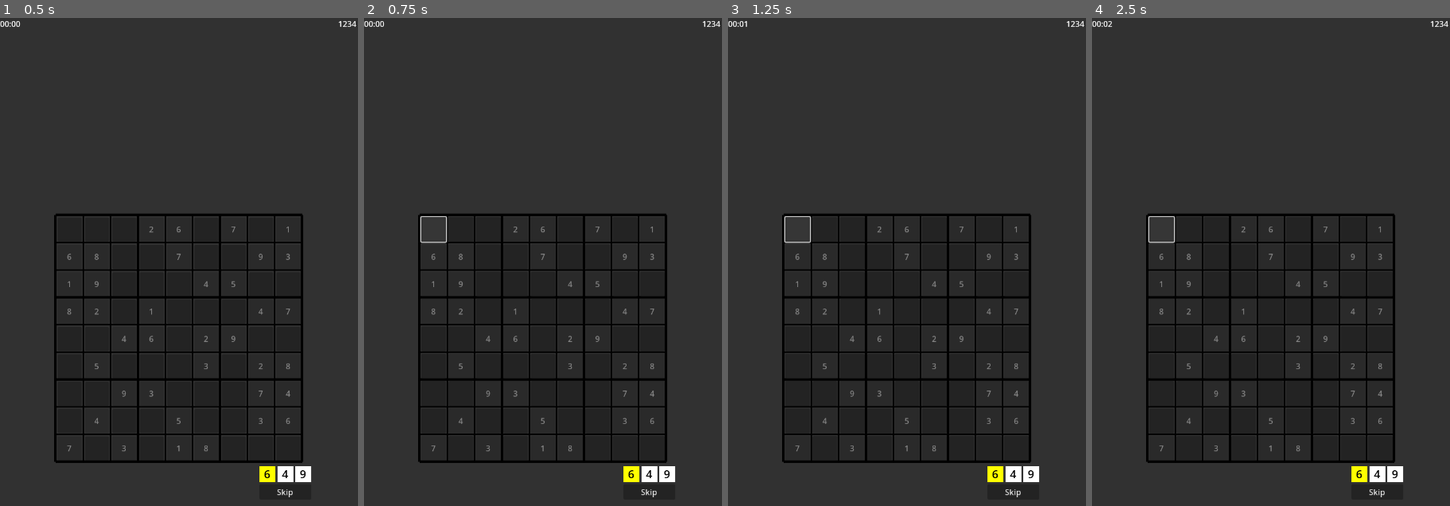
Above: before the commit, frames 1-4 (left to right).
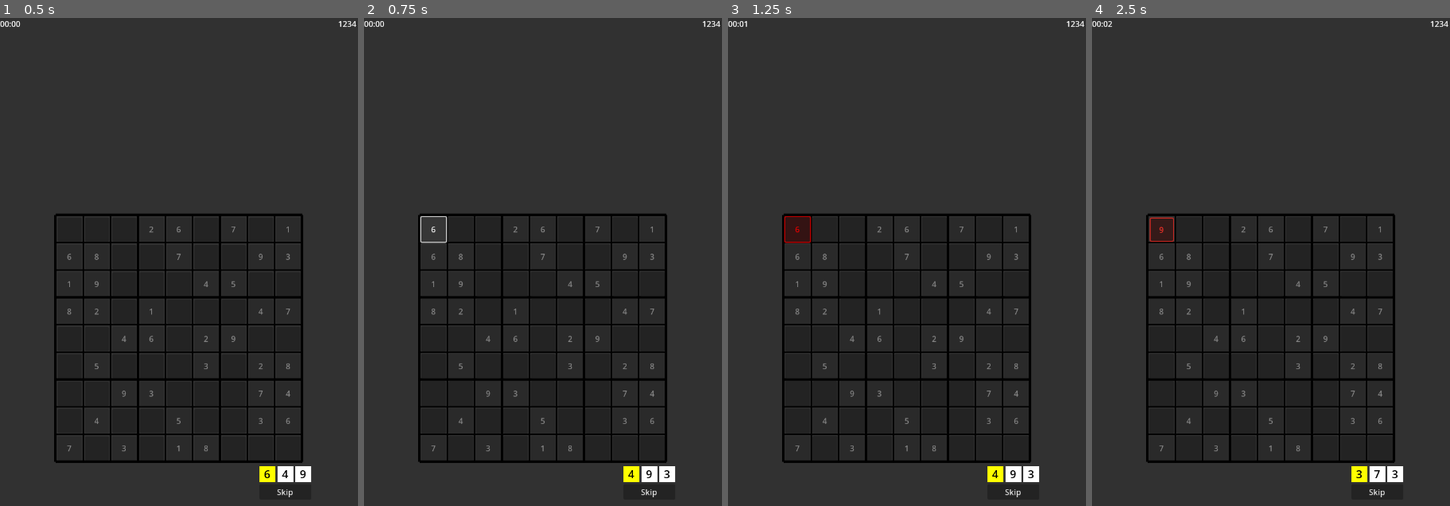
Above: after the commit, the same moments.

Repository: DeeJeezz/randoku
Game: Godot game, scene res://scenes/main_game.tscn
Two runs of this game, one before a commit and one after it. Both use one fixed random seed, a clock stepped at 60 frames per second and the inputs below.
Inputs (mouse positions are in pixels of both pictures, inside the frame that each line leads up to):
- Up to frame 1 (0.5 s): no input
- Up to frame 2 (0.75 s): click (432, 227) at 0.52 s
- Up to frame 3 (1.25 s): no input
- Up to frame 4 (2.5 s): click (1160, 227) at 1.25 s, where only the run after the commit has a clickable "6"; click (1160, 227) at 2 s, where only the run after the commit has a clickable "4"

Frame 1 is identical in both runs. In frame 2, less than 0.1% of the frame differs, in the area x 18-86%, y 42-95%; in frame 3, 0.5%, in the area x 15-86%, y 40-95%; in frame 4, 0.5%.

Commit message:
playable wo points

Diff:
--- a/project.godot
+++ b/project.godot
@@ -15,6 +15,10 @@
 config/features=PackedStringArray("4.5", "Mobile")
 config/icon="res://icon.svg"
 
+[autoload]
+
+Signals="*res://scripts/signals.gd"
+
 [display]
 
 window/size/viewport_width=720
@@ -24,6 +28,13 @@
 
 enabled=PackedStringArray("res://addons/CountUpTimer/plugin.cfg", "res://addons/gdscript_formatter/plugin.cfg")
 
+[file_customization]
+
+folder_colors={
+"res://scenes/": "green",
+"res://scripts/": "orange"
+}
+
 [rendering]
 
 renderer/rendering_method="mobile"
--- a/scripts/board.gd
+++ b/scripts/board.gd
@@ -51,7 +51,7 @@
 
 #region Signals processing
 func _on_field_button_pressed(cell: FieldCell) -> void:
-	pass
+	Signals.field_cell_pressed.emit(cell)
 	#if clear_mode:
 	#_set_cell_value(cell.field_position.x, cell.field_position.y, 0)
 	#_set_player_buttons_state(true)
@@ -66,7 +66,6 @@
 #_set_cell_value(cell.field_position.x, cell.field_position.y, _current_rng_number)
 #_current_rng_number = 0
 #_set_player_buttons_state(true)
-#recalculate_field(cell.field_position.x, cell.field_position.y)
 
 
 func _connect_button_to_signal_processor(cell: FieldCell) -> void:
@@ -183,21 +182,21 @@
 		await get_tree().create_timer(field_cell_animation_delay).timeout
 
 
-func recalculate_field(row_idx: int, col_idx: int) -> void:
-	var row_valid: bool = _validate_row(row_idx)
+func recalculate_field(cell: FieldCell) -> void:
+	var row_valid: bool = _validate_row(cell.field_position.x)
 	print("Row valid: ", row_valid)
 	if row_valid:
-		var cells: Array[FieldCell] = _get_row(row_idx)
+		var cells: Array[FieldCell] = _get_row(cell.field_position.x)
 		_play_valid_animation(cells)
-	var col_valid: bool = _validate_col(col_idx)
+	var col_valid: bool = _validate_col(cell.field_position.y)
 	print("Col valid: ", col_valid)
 	if col_valid:
-		var cells: Array[FieldCell] = _get_col(col_idx)
+		var cells: Array[FieldCell] = _get_col(cell.field_position.y)
 		_play_valid_animation(cells)
-	var block_valid: bool = _validate_block(row_idx, col_idx)
+	var block_valid: bool = _validate_block(cell.field_position.x, cell.field_position.y)
 	print("Block valid: ", block_valid)
 	if block_valid:
-		var cells: Array[FieldCell] = _get_block(row_idx, col_idx)
+		var cells: Array[FieldCell] = _get_block(cell.field_position.x, cell.field_position.y)
 		_play_valid_animation(cells)
 
 
--- a/scripts/main_game.gd
+++ b/scripts/main_game.gd
@@ -12,7 +12,14 @@
 func _ready() -> void:
 	seed(game_seed)
 	number_queue.skip_button.connect('pressed', _on_skip_button_pressed)
+	Signals.field_cell_pressed.connect(_on_field_cell_pressed)
 
 
 func _on_skip_button_pressed() -> void:
 	number_queue.skip()
+
+
+func _on_field_cell_pressed(cell: FieldCell) -> void:
+	var rng_value: int = number_queue.pop_current_value()
+	cell.set_value(rng_value)
+	board.recalculate_field(cell)
--- a/scripts/number_queue.gd
+++ b/scripts/number_queue.gd
@@ -57,4 +57,6 @@
 
 
 func pop_current_value() -> int:
-	return queue.pop_front()
+	var result = _pop_queue_front_value()
+	_update_ui()
+	return result
--- /dev/null
+++ b/scripts/signals.gd
@@ -0,0 +1,4 @@
+extends Node
+
+
+signal field_cell_pressed (cell: FieldCell)
Not shown, changed: addons/CountUpTimer/icon.png.import
Not shown, changed: assets/img/rng_randomizer_bg.png.import
Not shown, changed: icon.svg.import
Not shown, added: scripts/signals.gd.uid
